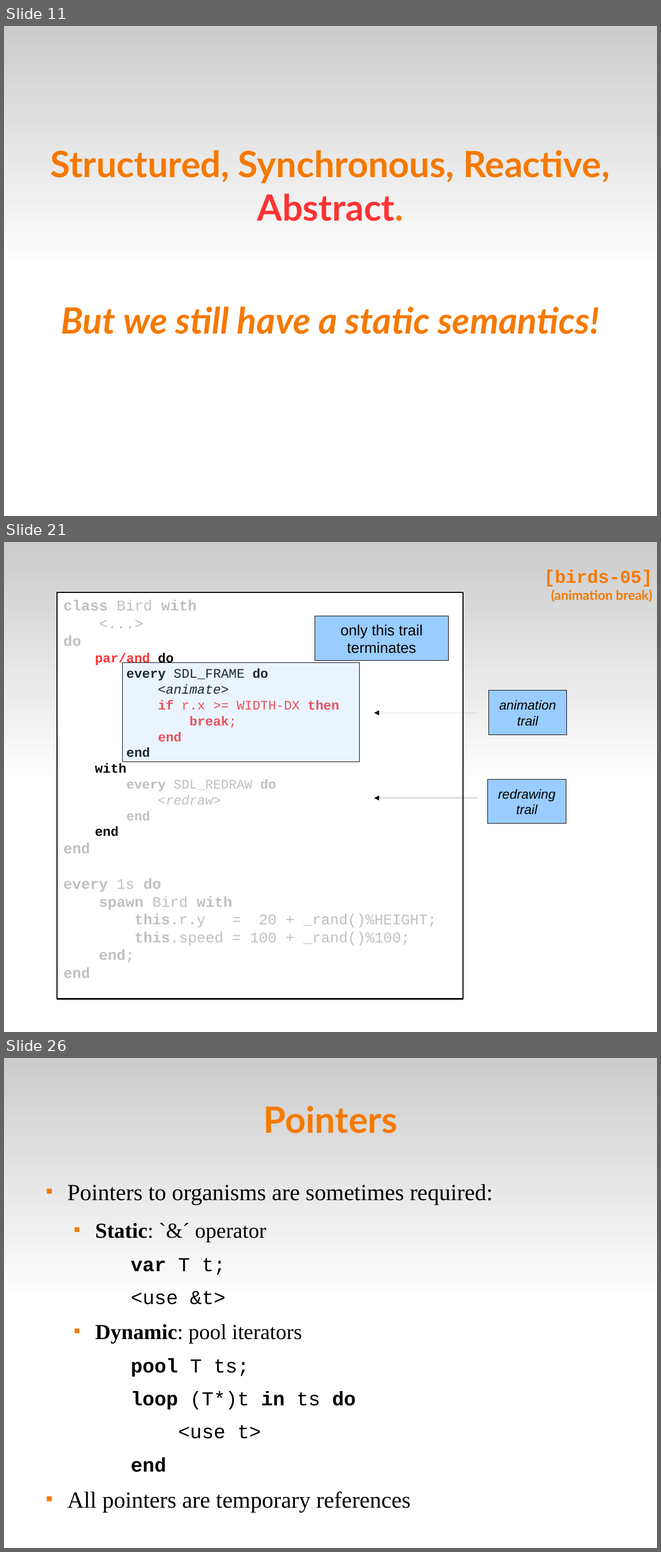
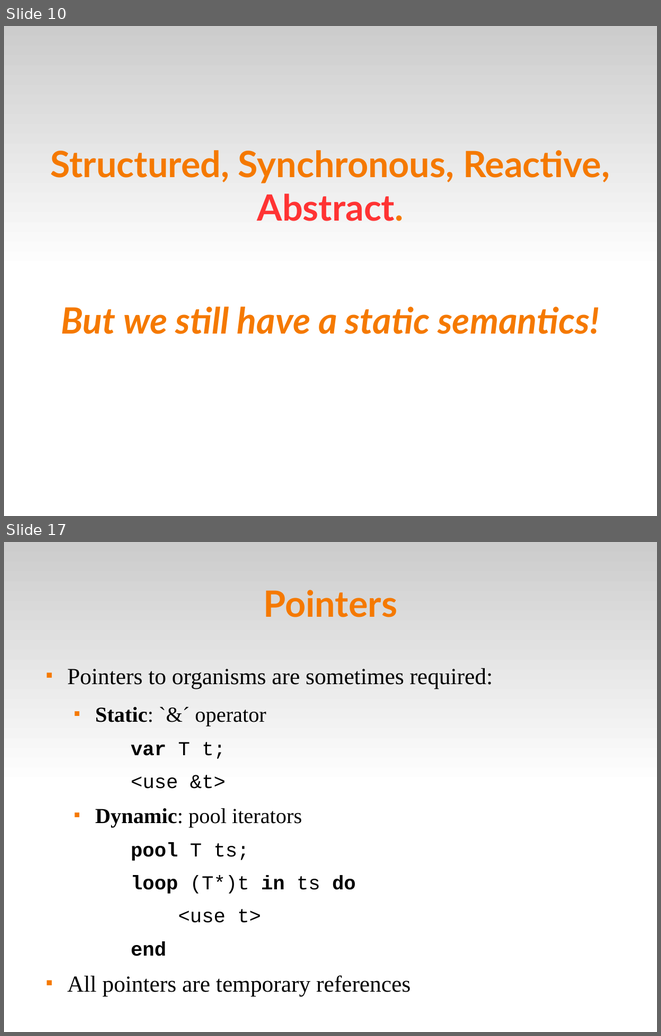
Before and after one commit to fsantanna-no/ceu-docs, a slide deck: ceu_mod.odp. Shown one above the other, each under a label of ours: slides 11, 21 and 26 before the commit, slides 10 and 17 after it; the slides between them are not shown. The pictures are 661x1552 and 661x1036 pixels, drawn with LibreOffice and Linux fonts; fonts in the diff are those of the drawing. Boxes give left, top, right and bottom in pixels: in the first picture for what was removed or moved away, otherwise in the second. Text is boxed around its words. In the diff, an @@ line names an element or a change of style, - is before the commit and + after.

```diff
--- a/ceu_mod.odp
+++ b/ceu_mod.odp
@@ slide 21 removed at <box>4,542,657,1032</box>, background #FFFFFF; not listed: 1 template element that a slide beside it also shows @@
@@ title removed at <box>544,570,653,602</box> @@
-[birds-05]
-(animation break)
@@ rectangle removed at <box>58,592,463,999</box> @@
-class Bird with
-<...>
-do
-par/and do
-every SDL_FRAME do
-<animate>
-if r.x >= WIDTH-DX then
-break;
-end
-end
-with
-every SDL_REDRAW do
-<redraw>
-end
-end
-end
-every 1s do
-spawn Bird with
-this.r.y = 20 + _rand()%HEIGHT;
-this.speed = 100 + _rand()%100;
-end;
-end
@@ rectangle removed at <box>315,616,448,661</box> @@
-only this trail
-terminates
@@ rectangle removed at <box>123,663,360,762</box> @@
@@ rectangle removed at <box>488,690,567,734</box> @@
-animation
-trail
@@ arrow removed from (478, 713) to (374, 713) @@
@@ rectangle removed at <box>488,779,566,823</box> @@
-redrawing
-trail
@@ arrow removed from (478, 798) to (374, 798) @@
@@ what was slide 11 is now slide 10 @@
@@ what was slide 26 is now slide 17 @@
```
Also in this commit, not shown: 13 slides changed, 4 slides added, 14 other slides removed.
